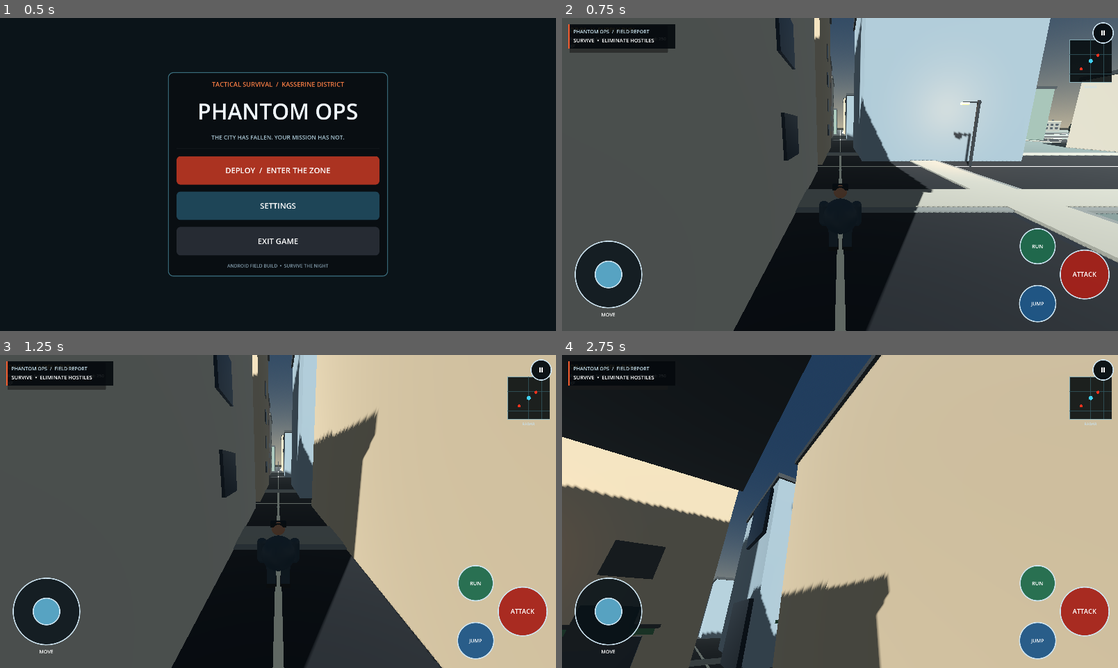
Above: before the commit, frames 1-4 (two rows, left to right).
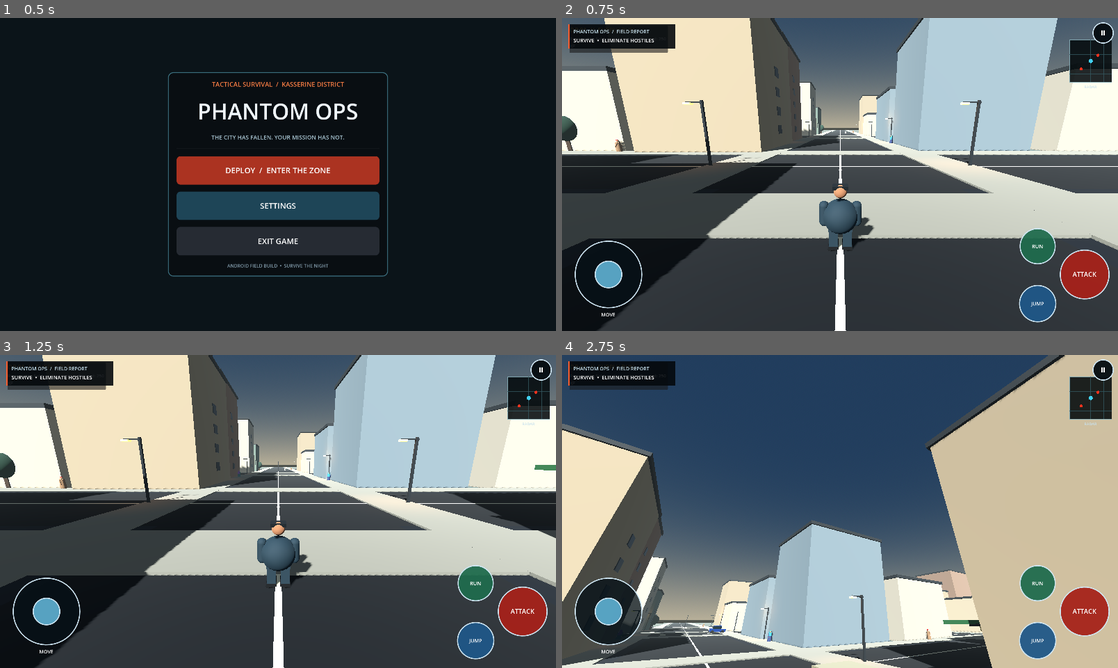
Above: after the commit, the same moments.

Repository: Gass-OS/Phantom-Ops
Game: Godot game, scene res://scenes/main_menu.tscn
Two runs of this game, one before a commit and one after it. Both use one fixed random seed, a clock stepped at 60 frames per second and the inputs below.
Inputs (mouse positions are in pixels of both pictures, inside the frame that each line leads up to):
- Up to frame 1 (0.5 s): no input
- Up to frame 2 (0.75 s): click "DEPLOY / ENTER THE ZONE" at 0.5 s
- Up to frame 3 (1.25 s): no input
- Up to frame 4 (2.75 s): tap Enter (ui_accept) at 1.25 s; drag from (840, 511) to (895, 442) at 1.27 s; drag from (728, 527) to (812, 574) at 2.02 s

Frame 1 is identical in both runs. In frame 2, 53% of the frame differs, in the area x 0-100%, y 0-100%; in frame 3, 74%; in frame 4, 60%.

Commit message:
Keep building footprints clear of avenues and add proper pedestrian sidewalks and accessible landmarks

Diff:
--- a/project/scripts/city_expansion.gd
+++ b/project/scripts/city_expansion.gd
@@ -38,16 +38,12 @@
 
 func _build_city_life() -> void:
 	# Small outer-district landmarks: additions only; the existing building blocks stay intact.
-	_build_storefront("PHARMACY", Vector3(28, 0, 28), Color(0.10, 0.48, 0.30), "✚")
-	_build_storefront("MAGAZINE", Vector3(-28, 0, 28), Color(0.12, 0.30, 0.48), "NEWS")
-	_build_school(Vector3(84, 0, 28))
-	get_node("DistrictSchool").scale = Vector3(0.78, 0.78, 0.78)
-	_build_mosque(Vector3(-84, 0, 28))
-	get_node("NeighborhoodMosque").scale = Vector3(0.82, 0.82, 0.82)
-	_build_park(Vector3(28, 0, -28))
-	get_node("NeighborhoodPark").scale = Vector3(0.52, 0.52, 0.52)
-	_build_market(Vector3(-28, 0, -28))
-	get_node("FruitVegetableMarket").scale = Vector3(0.78, 0.78, 0.78)
+	_build_storefront("PHARMACY", Vector3(140, 0, 28), Color(0.10, 0.48, 0.30), "✚")
+	_build_storefront("MAGAZINE", Vector3(-140, 0, 28), Color(0.12, 0.30, 0.48), "NEWS")
+	_build_school(Vector3(140, 0, 84))
+	_build_mosque(Vector3(-140, 0, 84))
+	_build_park(Vector3(140, 0, -84))
+	_build_market(Vector3(-140, 0, -84))
 	print("PHANTOM OPS: pharmacy, newsstand, school, mosque, park and produce market added")
 
 func _label(parent: Node3D, caption: String, at: Vector3, color: Color) -> void:
@@ -259,10 +255,10 @@
 		var road_x := float(grid) * block_spacing
 		_add_box("DistrictRoadX_%d" % grid, Vector3(680, 0.07, 13), Vector3(0, 0.025, road_z), road_mat)
 		_add_box("DistrictRoadZ_%d" % grid, Vector3(13, 0.07, 680), Vector3(road_x, 0.026, 0), road_mat)
-		_add_box("SidewalkNorth_%d" % grid, Vector3(680, 0.12, 2.4), Vector3(0, 0.11, road_z - 8.0), sidewalk_mat)
-		_add_box("SidewalkSouth_%d" % grid, Vector3(680, 0.12, 2.4), Vector3(0, 0.11, road_z + 8.0), sidewalk_mat)
-		_add_box("SidewalkWest_%d" % grid, Vector3(2.4, 0.12, 680), Vector3(road_x - 8.0, 0.11, 0), sidewalk_mat)
-		_add_box("SidewalkEast_%d" % grid, Vector3(2.4, 0.12, 680), Vector3(road_x + 8.0, 0.11, 0), sidewalk_mat)
+		_add_box("SidewalkNorth_%d" % grid, Vector3(680, 0.12, 4.0), Vector3(0, 0.11, road_z - 9.5), sidewalk_mat)
+		_add_box("SidewalkSouth_%d" % grid, Vector3(680, 0.12, 4.0), Vector3(0, 0.11, road_z + 9.5), sidewalk_mat)
+		_add_box("SidewalkWest_%d" % grid, Vector3(4.0, 0.12, 680), Vector3(road_x - 9.5, 0.11, 0), sidewalk_mat)
+		_add_box("SidewalkEast_%d" % grid, Vector3(4.0, 0.12, 680), Vector3(road_x + 9.5, 0.11, 0), sidewalk_mat)
 		_add_box("RoadDashX_%d" % grid, Vector3(680, 0.025, 0.18), Vector3(0, 0.075, road_z), line_mat)
 		_add_box("RoadDashZ_%d" % grid, Vector3(0.18, 0.025, 680), Vector3(road_x, 0.076, 0), line_mat)
 
@@ -271,7 +267,7 @@
 			var center := Vector3((float(gx) + 0.5) * block_spacing, 0, (float(gz) + 0.5) * block_spacing)
 			for sx in [-1.0, 1.0]:
 				for sz in [-1.0, 1.0]:
-					var offset := Vector3(sx * 18.0, 0, sz * 18.0)
+					var offset := Vector3(sx * 9.2, 0, sz * 9.2)
 					var seed_value := (gx * 97 + gz * 31 + int(sx + 2) * 11 + int(sz + 2) * 7) & 0x7fffffff
 					_create_building(center + offset, seed_value)
 			# Yield after each city block: keeps frame time bounded during scene entry.
